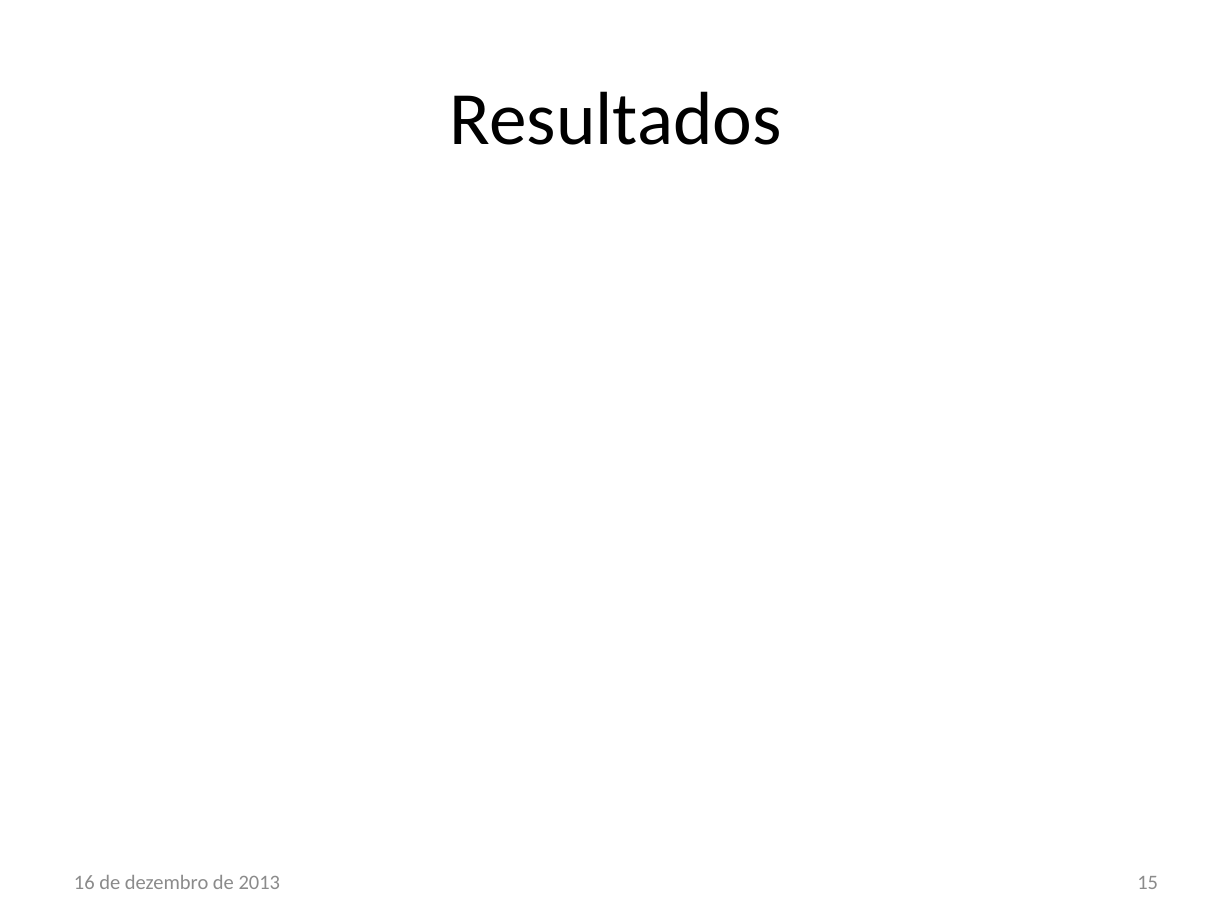
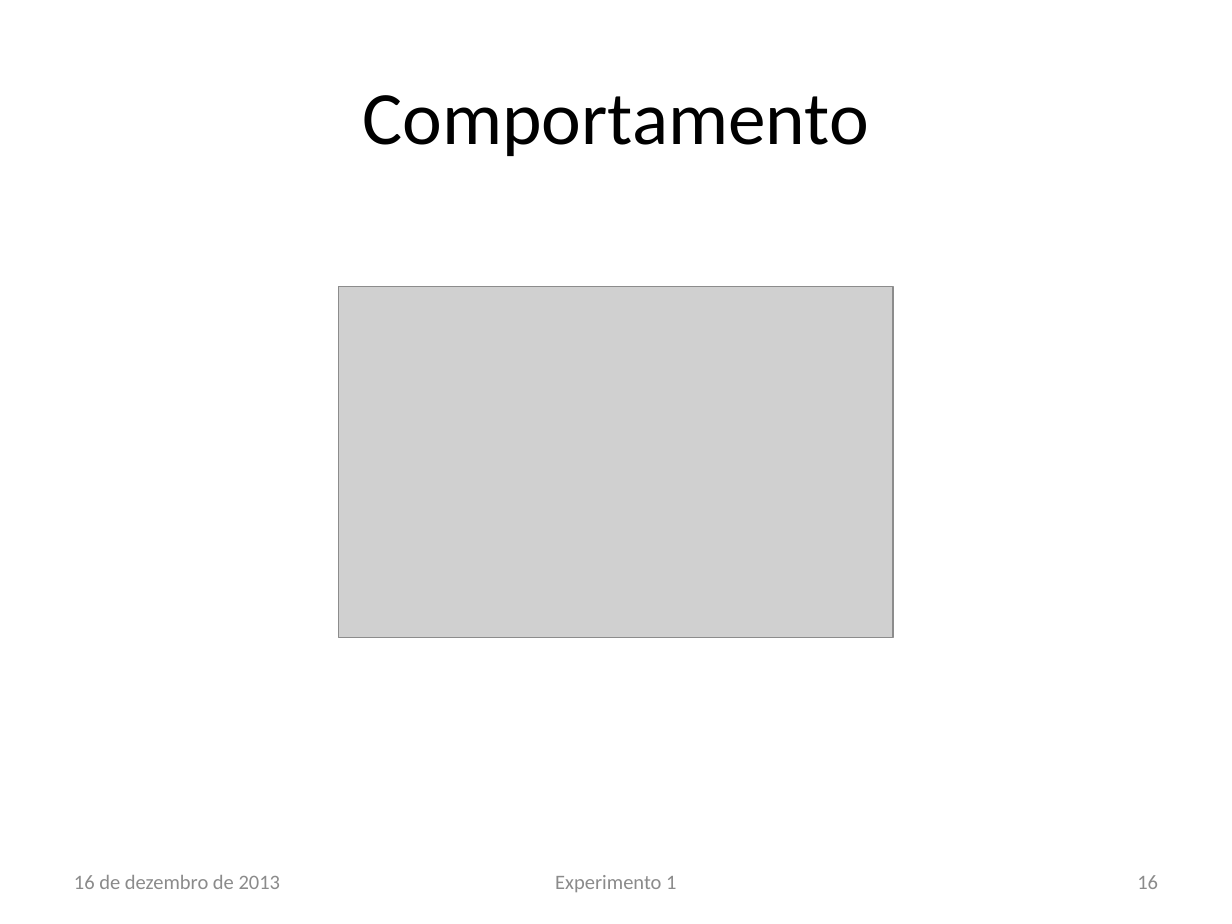
Before and after one commit to lsoliveira459/tg2, a slide deck: slide 16 of Apresentação/Estudo e Implementação de Reconfiguração Dinâmica.pptx (slide 15 before the commit). Drawn at 1232x924 pixels with LibreOffice and Linux fonts; fonts in the diff are those of the drawing; grey boxes stand for pictures; background and template pictures are left out. Boxes give left, top, right and bottom in pixels: in the first picture for what was removed or moved away, otherwise in the second. Text is boxed around its words. In the diff, an @@ line names an element or a change of style, - is before the commit and + after.

Commit message:
update apresentação
exp1 done

```diff
--- a/Apresentação/Estudo e Implementação de Reconfiguração Dinâmica.pptx
+++ b/Apresentação/Estudo e Implementação de Reconfiguração Dinâmica.pptx
@@ title at box(363, 95, 869, 156): text changed @@
-Resultados
+Comportamento
@@ picture added at box(339, 287, 893, 638) @@
@@ text added at box(555, 875, 676, 892), 12 pt, text #8C8C8C @@
+Experimento 1
@@ page number at box(1137, 875, 1158, 889): text changed @@
-15
+16
```
Also in this commit, not shown: 1 other slide changed, 1 slide added, 3 other files.
